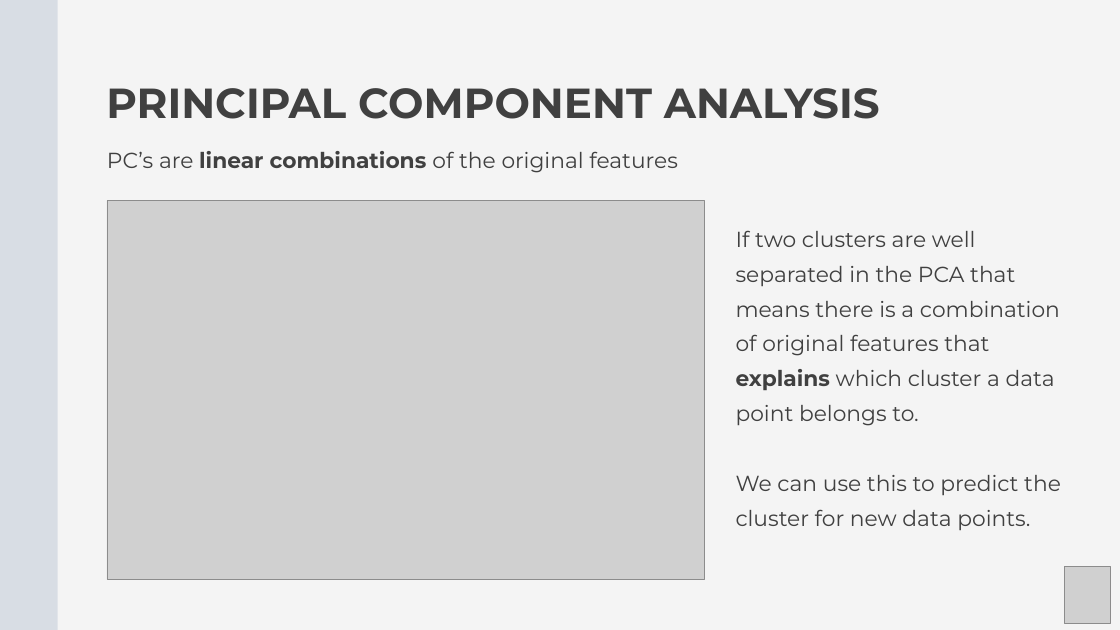
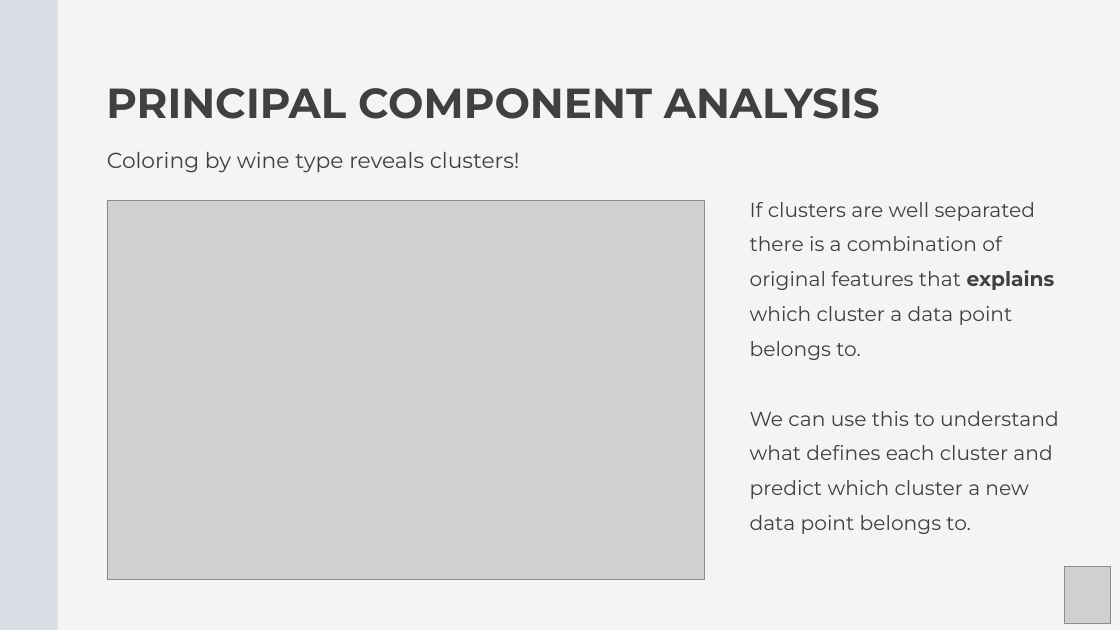
Before and after one commit to Center-for-Health-Data-Science/Foundations-of-Health-Data-Science, a slide deck: slide 9 of Slides/FHDS_Exploratory_Data_Analysis_Part2.pptx. Drawn at 1120x630 pixels with LibreOffice and Linux fonts; fonts in the diff are those of the drawing; grey boxes stand for pictures. Boxes give left, top, right and bottom in pixels: in the first picture for what was removed or moved away, otherwise in the second. Text is boxed around its words. In the diff, an @@ line names an element or a change of style, - is before the commit and + after.

```diff
--- a/Slides/FHDS_Exploratory_Data_Analysis_Part2.pptx
+++ b/Slides/FHDS_Exploratory_Data_Analysis_Part2.pptx
@@ text at bbox=[107, 152, 520, 173]: text changed @@
-PC’s are linear combinations of the original features
+Coloring by wine type reveals clusters!
@@ text at bbox=[750, 202, 1059, 534]: text changed; size 28 to 26 pt @@
-If two clusters are well separated in the PCA that means there is a combination of original features that explains which cluster a data point belongs to.
-We can use this to predict the cluster for new data points.
+If clusters are well separated there is a combination of original features that explains which cluster a data point belongs to.
+We can use this to understand what defines each cluster and predict which cluster a new data point belongs to.
```
Also in this commit, not shown: 3 other slides changed, 3 slides added, 7 slides removed.
